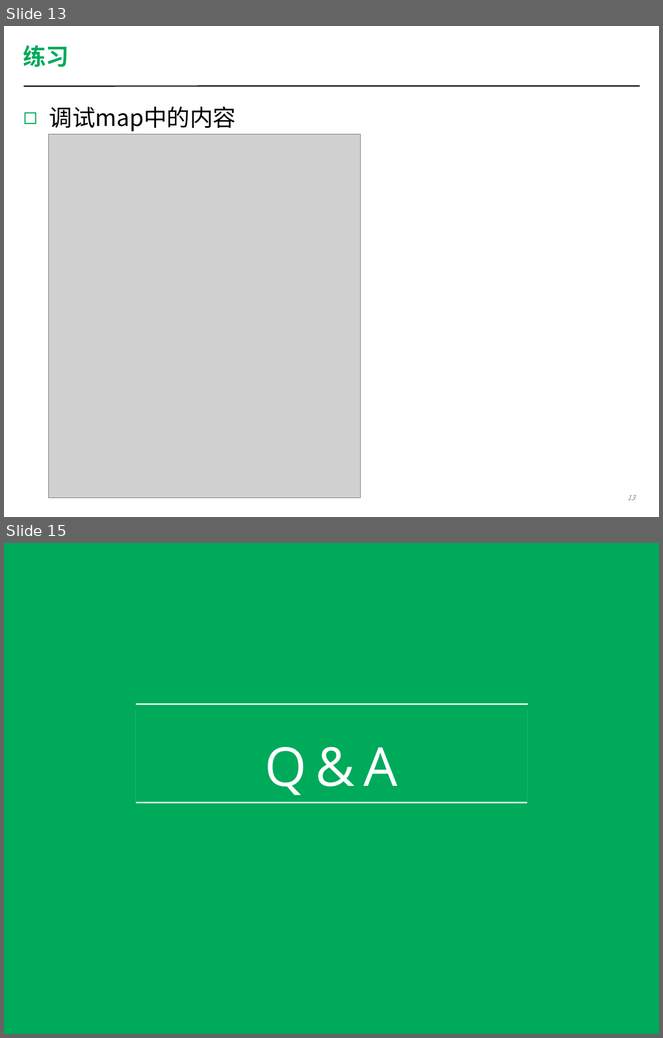
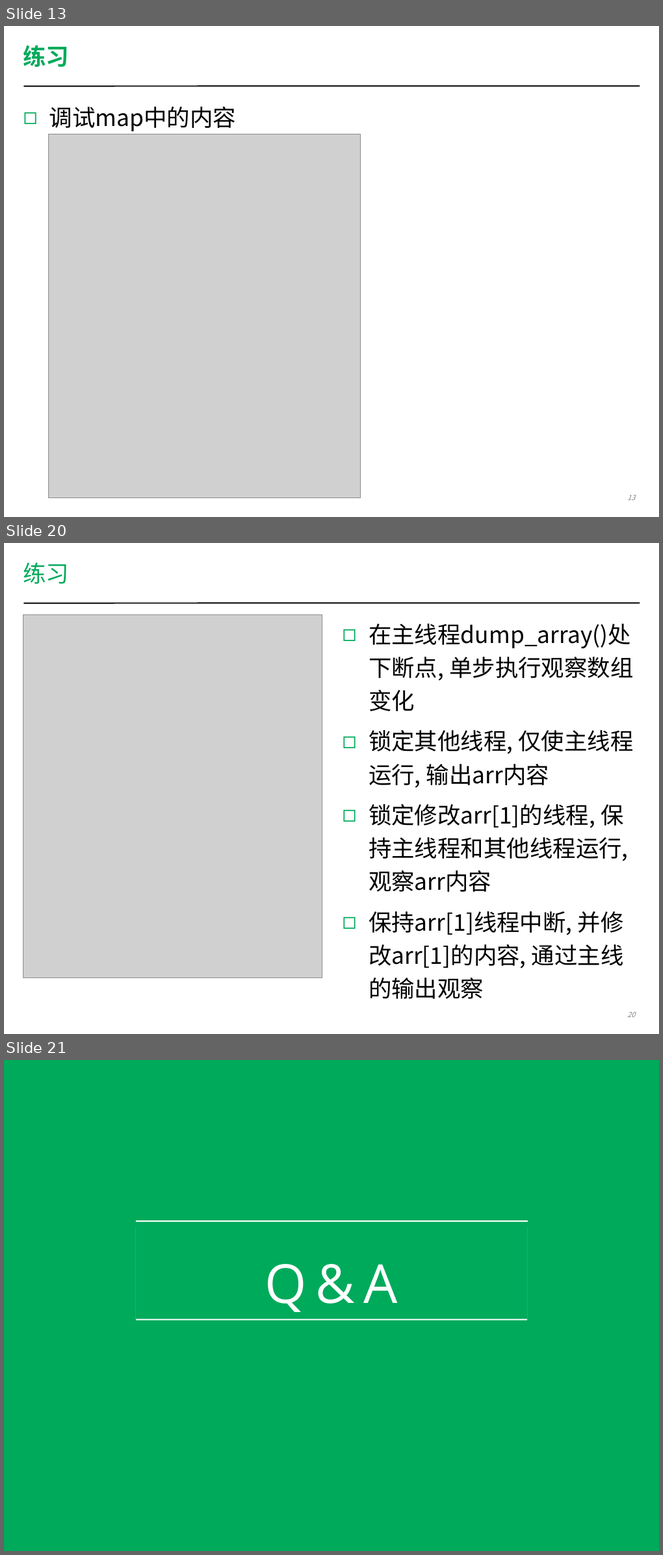
Before and after one commit to coney/c-training, a slide deck: Debug/Debug-SH/session2/Debugging Workshop 2.pptx. Shown one above the other, each under a label of ours: slides 13 and 15 before the commit, slides 13, 20 and 21 after it; the slides between them are not shown. The pictures are 663x1038 and 663x1555 pixels, drawn with LibreOffice and Linux fonts; fonts in the diff are those of the drawing; grey boxes stand for pictures; background and template pictures are left out. Boxes give left, top, right and bottom in pixels: in the first picture for what was removed or moved away, otherwise in the second. Text is boxed around its words. In the diff, an @@ line names an element or a change of style, - is before the commit and + after.

```diff
--- a/Debug/Debug-SH/session2/Debugging Workshop 2.pptx
+++ b/Debug/Debug-SH/session2/Debugging Workshop 2.pptx
@@ slide 20 added at (x1=4, y1=543, x2=659, y2=1034), background #FFFFFF; not listed: 1 template element that a slide beside it also shows @@
@@ title added at (x1=24, y1=563, x2=69, y2=584), 36 pt, text #00AA5B @@
+练习
@@ picture added at (x1=24, y1=615, x2=322, y2=979) @@
@@ text added at (x1=369, y1=624, x2=634, y2=999), 36 pt, text #000000 @@
+◻ 在主线程dump_array()处下断点, 单步执行观察数组变化
+◻ 锁定其他线程, 仅使主线程运行, 输出arr内容
+◻ 锁定修改arr[1]的线程, 保持主线程和其他线程运行, 观察arr内容
+◻ 保持arr[1]线程中断, 并修改arr[1]的内容, 通过主线的输出观察
@@ page number added at (x1=627, y1=1012, x2=635, y2=1017), 11 pt, text #808184, italic @@
+20
@@ what was slide 15 is now slide 21 @@
```
Also in this commit, not shown: 4 slides changed, 6 other slides added, 1 slide removed, 29 other files.
